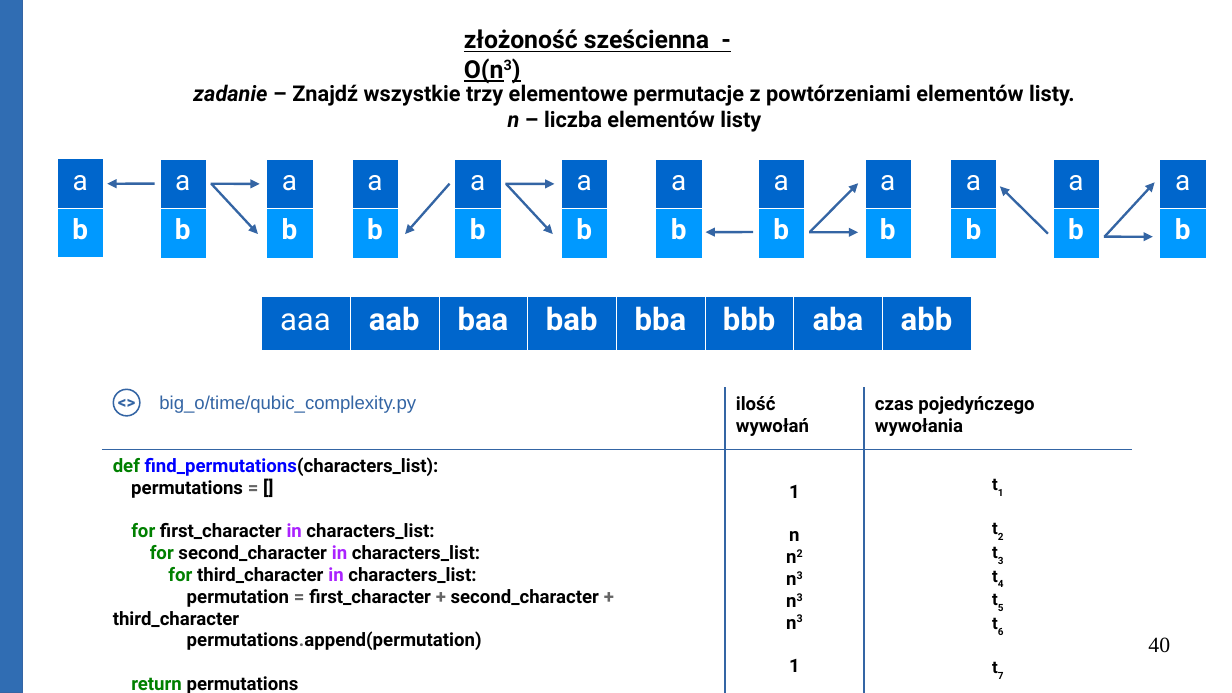
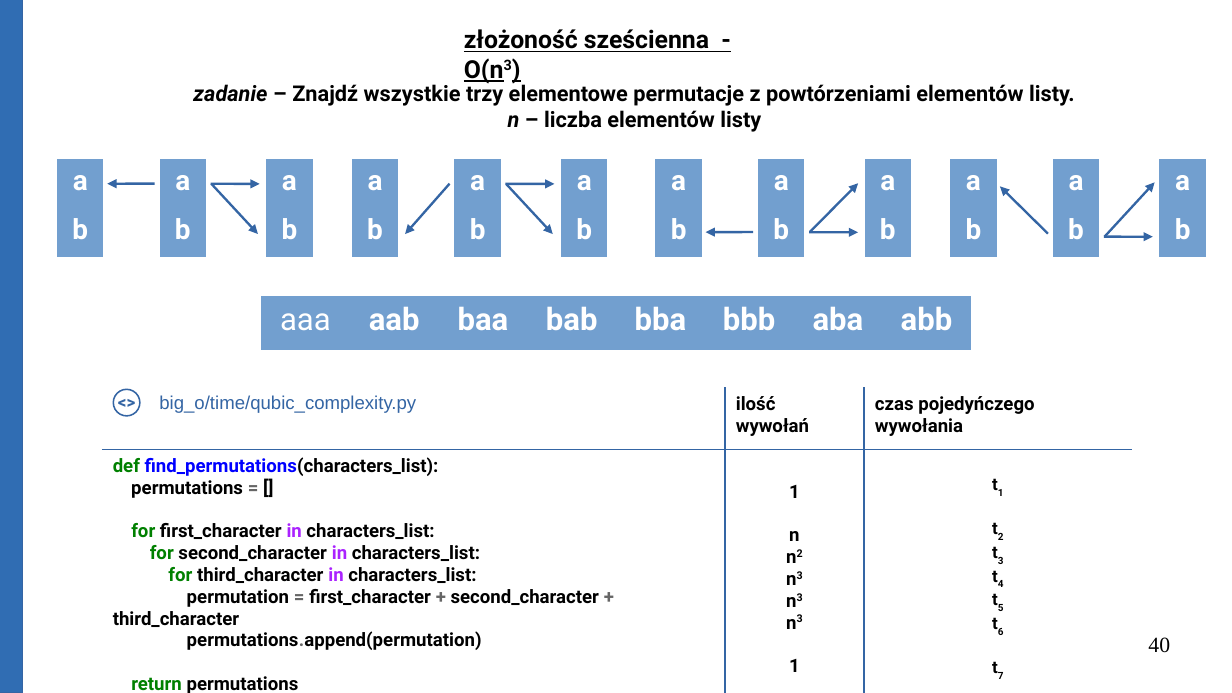
Before and after one commit to Michael-Wisniewski/algorithmic-workshop, a slide deck: slide 40 of gotowa.odp. Drawn at 1232x693 pixels with LibreOffice and Linux fonts; fonts in the diff are those of the drawing. Boxes give left, top, right and bottom in pixels: in the first picture for what was removed or moved away, otherwise in the second. Text is boxed around its words. In the diff, an @@ line names an element or a change of style, - is before the commit and + after.

Commit message:
Update presentation.

```diff
--- a/gotowa.odp
+++ b/gotowa.odp
@@ table at box(57, 159, 103, 256) @@
@@ fill #0066CC to #729FCF in row 1, column 1 @@
@@ fill #0099FF to #729FCF in row 2, column 1 @@
@@ bold on in "a" @@
@@ borders changed @@
@@ table at box(160, 159, 206, 256) @@
@@ fill #0066CC to #729FCF in row 1, column 1 @@
@@ fill #0099FF to #729FCF in row 2, column 1 @@
@@ bold on in "a" @@
@@ borders changed @@
@@ table at box(266, 159, 312, 256) @@
@@ fill #0066CC to #729FCF in row 1, column 1 @@
@@ fill #0099FF to #729FCF in row 2, column 1 @@
@@ bold on in "a" @@
@@ borders changed @@
@@ table at box(352, 159, 398, 256) @@
@@ fill #0066CC to #729FCF in row 1, column 1 @@
@@ fill #0099FF to #729FCF in row 2, column 1 @@
@@ bold on in "a" @@
@@ borders changed @@
@@ table at box(455, 159, 501, 256) @@
@@ fill #0066CC to #729FCF in row 1, column 1 @@
@@ fill #0099FF to #729FCF in row 2, column 1 @@
@@ bold on in "a" @@
@@ borders changed @@
@@ table at box(561, 159, 607, 256) @@
@@ fill #0066CC to #729FCF in row 1, column 1 @@
@@ fill #0099FF to #729FCF in row 2, column 1 @@
@@ bold on in "a" @@
@@ borders changed @@
@@ table at box(656, 159, 702, 256) @@
@@ fill #0066CC to #729FCF in row 1, column 1 @@
@@ fill #0099FF to #729FCF in row 2, column 1 @@
@@ bold on in "a" @@
@@ borders changed @@
@@ table at box(758, 159, 804, 256) @@
@@ fill #0066CC to #729FCF in row 1, column 1 @@
@@ fill #0099FF to #729FCF in row 2, column 1 @@
@@ bold on in "a" @@
@@ borders changed @@
@@ table at box(865, 159, 911, 256) @@
@@ fill #0066CC to #729FCF in row 1, column 1 @@
@@ fill #0099FF to #729FCF in row 2, column 1 @@
@@ bold on in "a" @@
@@ borders changed @@
@@ table at box(950, 159, 996, 256) @@
@@ fill #0066CC to #729FCF in row 1, column 1 @@
@@ fill #0099FF to #729FCF in row 2, column 1 @@
@@ bold on in "a" @@
@@ borders changed @@
@@ table at box(1053, 159, 1099, 256) @@
@@ fill #0066CC to #729FCF in row 1, column 1 @@
@@ fill #0099FF to #729FCF in row 2, column 1 @@
@@ bold on in "a" @@
@@ borders changed @@
@@ table at box(1160, 159, 1206, 256) @@
@@ fill #0066CC to #729FCF in row 1, column 1 @@
@@ fill #0099FF to #729FCF in row 2, column 1 @@
@@ bold on in "a" @@
@@ borders changed @@
@@ table at box(262, 296, 968, 347) @@
@@ fill #0066CC to #729FCF in row 1 @@
@@ borders changed @@
```
Also in this commit, not shown: 12 other slides changed, 1 slide added, 1 other file.
